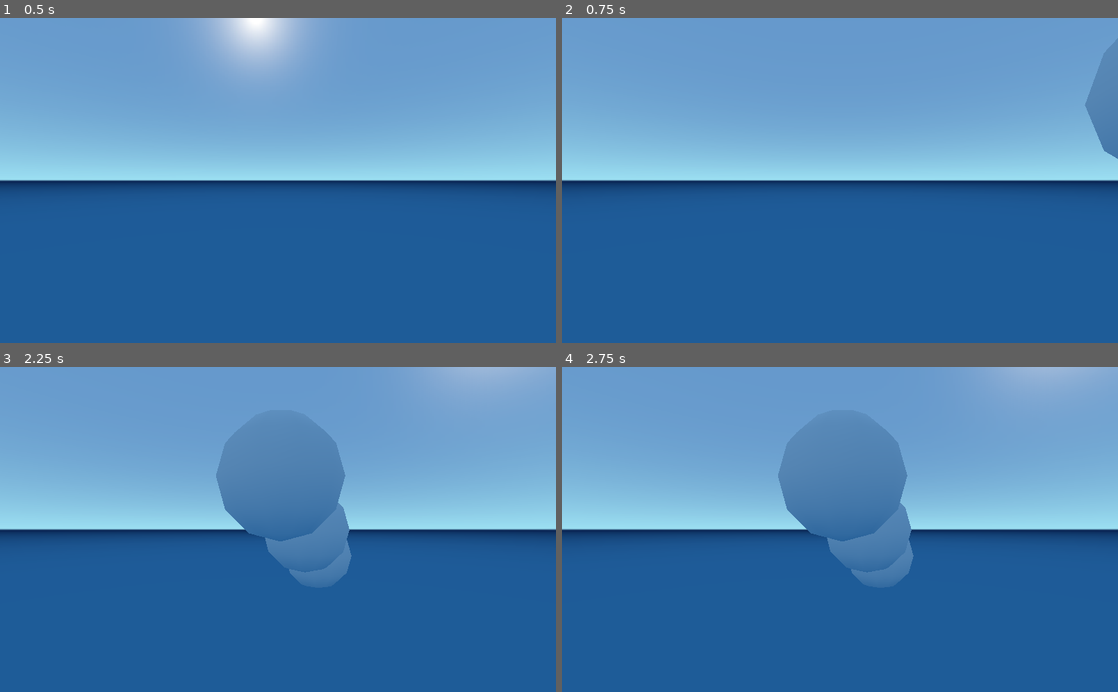
Above: before the commit, frames 1-4 (two rows, left to right).
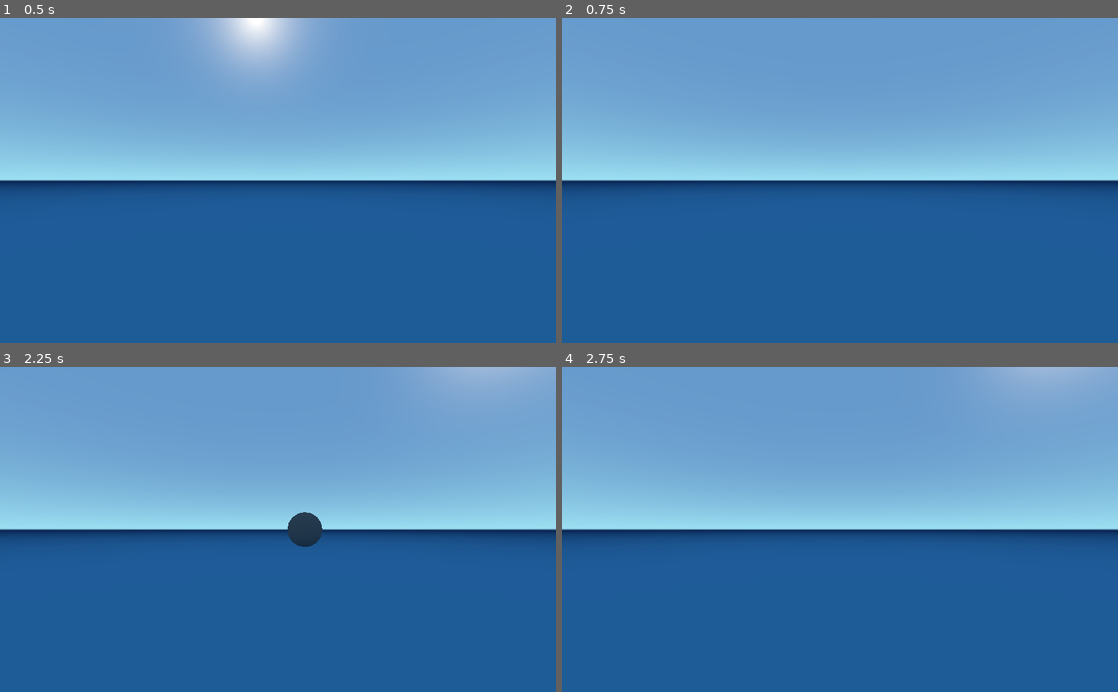
Above: after the commit, the same moments.

Repository: dmgarland/blooming
Game: Godot game, scene res://Main.tscn
Two runs of this game, one before a commit and one after it. Both use one fixed random seed, a clock stepped at 60 frames per second and the inputs below. Sound files missing from this copy of the repository are replaced by a short silence.
Inputs (mouse positions are in pixels of both pictures, inside the frame that each line leads up to):
- Up to frame 1 (0.5 s): no input
- Up to frame 2 (0.75 s): tap Enter at 0.5 s; move the mouse to (962, 164) at 0.52 s; click (962, 164) at 0.67 s
- Up to frame 3 (2.25 s): tap Space at 1.25 s; move the mouse to (166, 545) at 1.27 s; click (166, 545) at 1.42 s; tap Enter at 2 s; move the mouse to (333, 458) at 2.02 s; click (333, 458) at 2.17 s
- Up to frame 4 (2.75 s): no input

Frame 1 is identical in both runs. In frame 2, 1.3% of the frame differs, in the area x 94-100%, y 10-44%; in frame 3, 7.9%, in the area x 38-64%, y 21-68%; in frame 4, 7.9%.

Commit message:
Applying Zeno's interpolator to smooth visual changes
Found a formula in Wang's Artful Design that applies an interpolator to find an intermediate value towards a target. Using a timer, rather than the framerate, I'm rendering these intermediate values so we see smooth increases in radius, rather than the jittery changes by following the absolute values.

new value = (target - value) * slew + value

Diff:
--- a/note.gd
+++ b/note.gd
@@ -9,10 +9,15 @@
 var distance = 0
 var samples = ['res://bowed.wav', 'res://bell.wav', 'res://bass.wav']
 var index
+var targetRadius = 0
+var targetColour = Color(0, 0, 0, 1)
+var timer
 
 func _ready():
 	#print("Ready bus count = %s" % AudioServer.bus_count)
 	shape = CSGSphere.new()
+	shape.rings = 8
+	shape.radial_segments = 16
 	var material = SpatialMaterial.new()
 	shape.material = material
 	player = AudioStreamPlayer3D.new()
@@ -41,6 +46,13 @@
 
 	player.connect("finished", self, "on_finished")
 
+	# Sample the sound every 50ms
+	timer = Timer.new()
+	timer.wait_time = 0.05
+	timer.autostart = true
+	timer.connect("timeout", self, "measureFrequencies")
+	self.add_child(timer)
+
 	# Add everything to the scene
 	self.add_child(shape)
 	shape.add_child(player)
@@ -54,16 +66,31 @@
 	player.pitch_scale += pitch_adjustment
 	player.play()
 
-func _process(_delta):
+func measureFrequencies():
 	var magnitude = spectrum.get_magnitude_for_frequency_range(20, 20000)
 	var bass = spectrum.get_magnitude_for_frequency_range(20, 1000)
 	var mid = spectrum.get_magnitude_for_frequency_range(1001, 4000)
 	var top = spectrum.get_magnitude_for_frequency_range(4001, 20000)
+	targetRadius = magnitude.x * 100
+	targetColour = Color(bass.x * 100.0, mid.x * 100.0, top.x * 100.0, 0.7)
 
-	if magnitude.x > 0:
-		shape.radius = magnitude.x * 1000 * _delta
-		shape.material.albedo_color = Color(bass.x * 100.0, mid.x * 100.0, top.x * 100.0, 0.7)
-		var offset = player.get_playback_position() * _delta / 2
-		distance += offset
+func setColour():
+	var ir = (targetColour.r - shape.material.albedo_color.r) * 0.2 + shape.material.albedo_color.r
+	var ig = (targetColour.g - shape.material.albedo_color.g) * 0.2 + shape.material.albedo_color.g
+	var ib = (targetColour.b - shape.material.albedo_color.b) * 0.2 + shape.material.albedo_color.b
+	shape.material.albedo_color = Color(ir, ig, ib, 0.7)
 
-		shape.translate(Vector3(offset, 0, 0))
+func setPosition(delta):
+	var offset = player.get_playback_position() * delta / 2
+	distance += offset
+	shape.translate(Vector3(offset, 0, 0))
+
+func setRadius():
+	var interpolator = (targetRadius - shape.radius) * 0.2 + shape.radius
+	if interpolator > 0:
+		shape.radius = interpolator
+
+func _process(delta):
+	setColour()
+	setPosition(delta)
+	setRadius()
